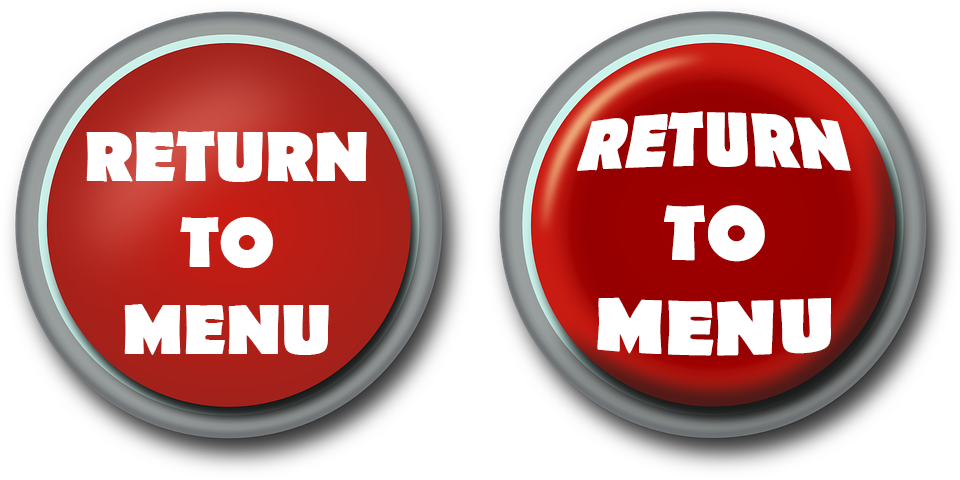
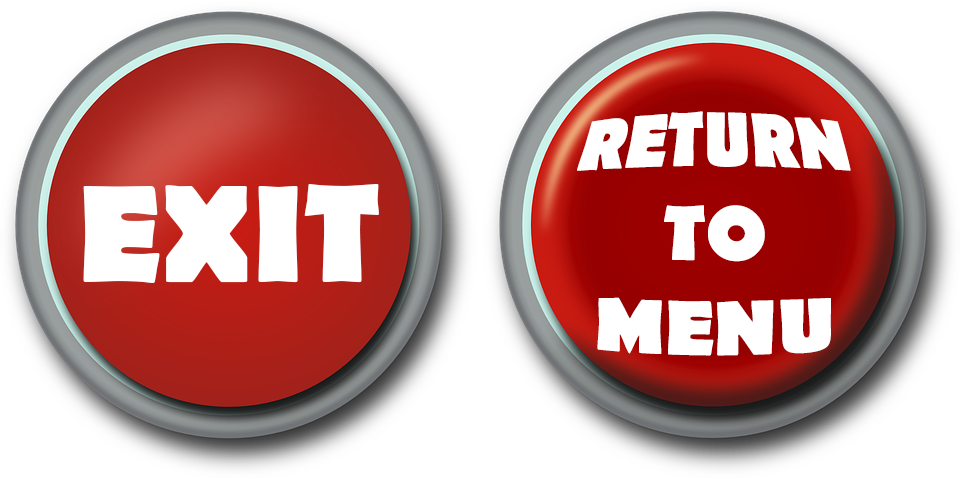
Layers edited between the first and the second 960 x 480 image:
renamed "RETURN TO MENU" to "EXIT", painted on it over (83, 131, 379, 355)
